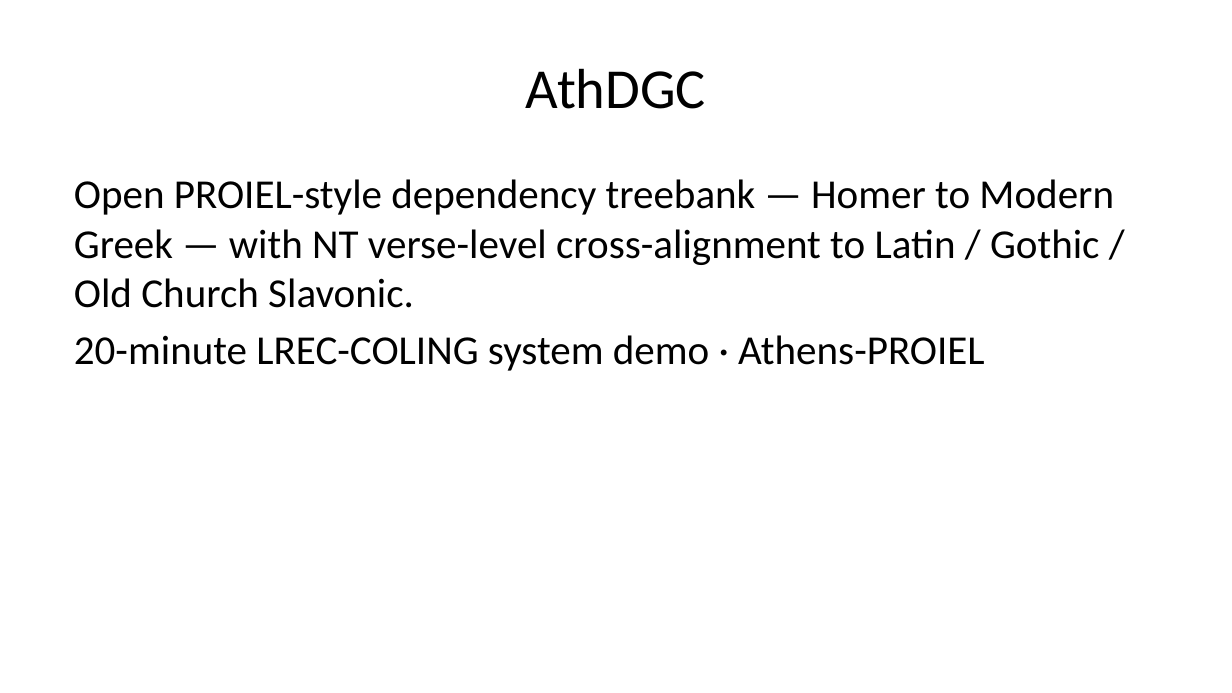
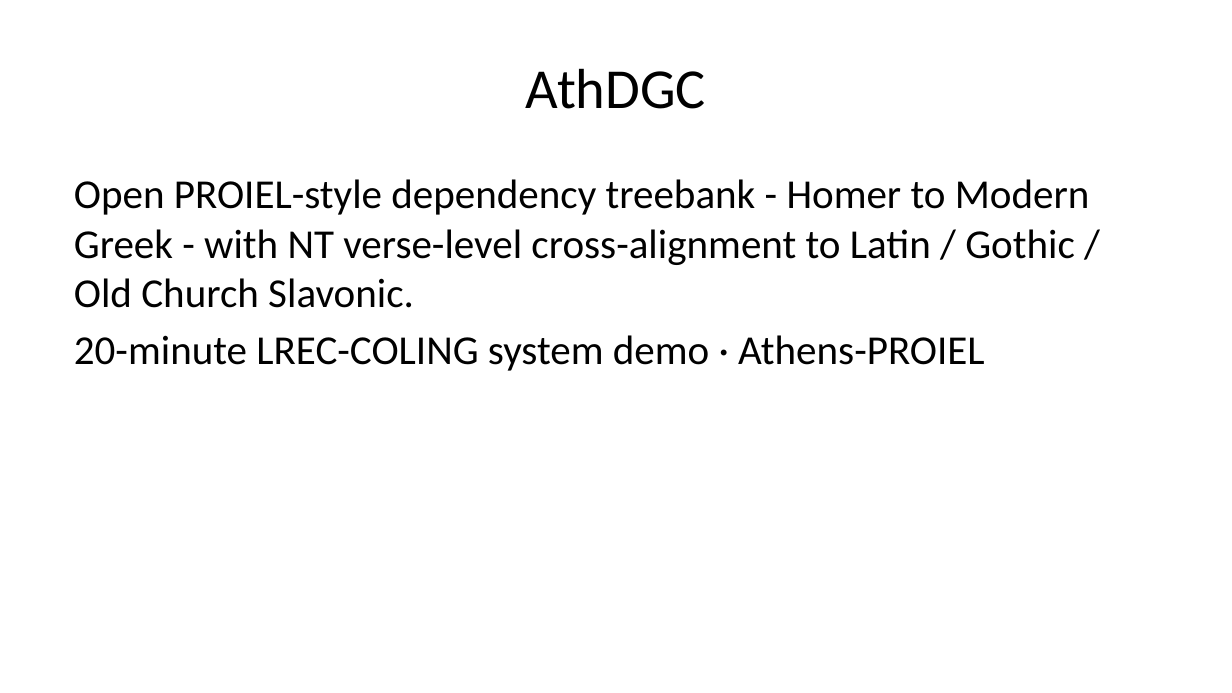
Before and after one commit to AthDGC/AthDGC.github.io, a slide deck: slide 2 of slides/lrec_demo.pptx. Drawn at 1232x693 pixels with LibreOffice and Linux fonts; fonts in the diff are those of the drawing. Boxes give left, top, right and bottom in pixels: in the first picture for what was removed or moved away, otherwise in the second. Text is boxed around its words. In the diff, an @@ line names an element or a change of style, - is before the commit and + after.

```diff
--- a/slides/lrec_demo.pptx
+++ b/slides/lrec_demo.pptx
@@ text at (x1=74, y1=179, x2=1090, y2=308): text changed @@
-Open PROIEL-style dependency treebank — Homer to Modern Greek — with NT verse-level cross-alignment to Latin / Gothic / Old Church Slavonic.
+Open PROIEL-style dependency treebank - Homer to Modern Greek - with NT verse-level cross-alignment to Latin / Gothic / Old Church Slavonic.
```
Also in this commit, not shown: 6 other slides changed, 21 other files.
